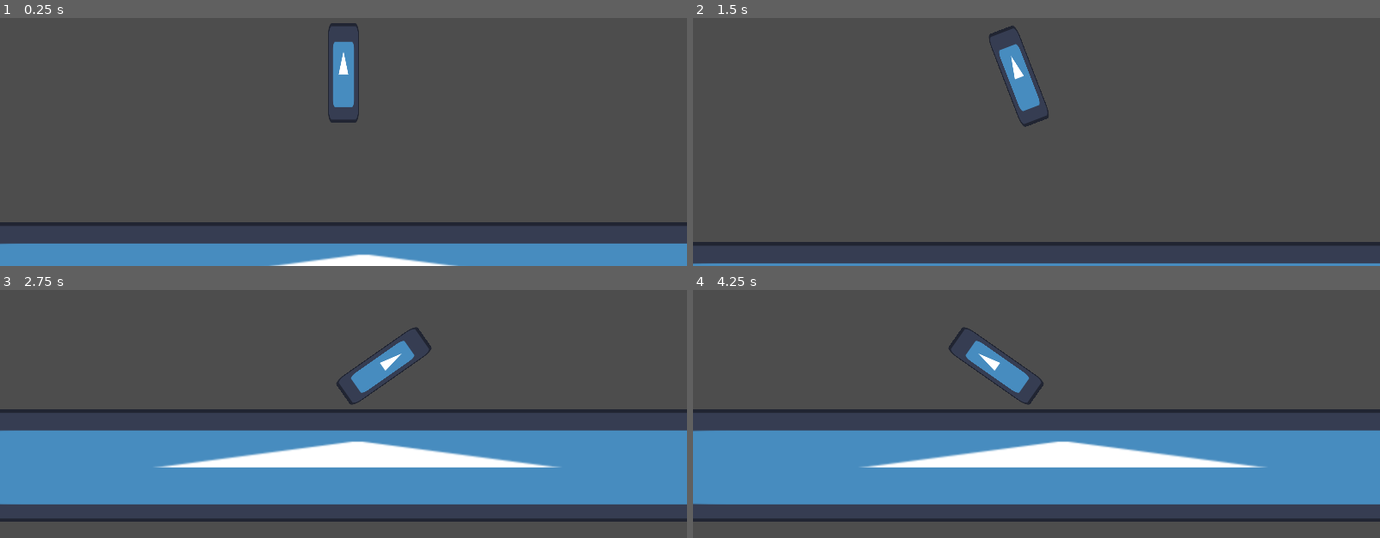
Above: before the commit, frames 1-4 (two rows, left to right).
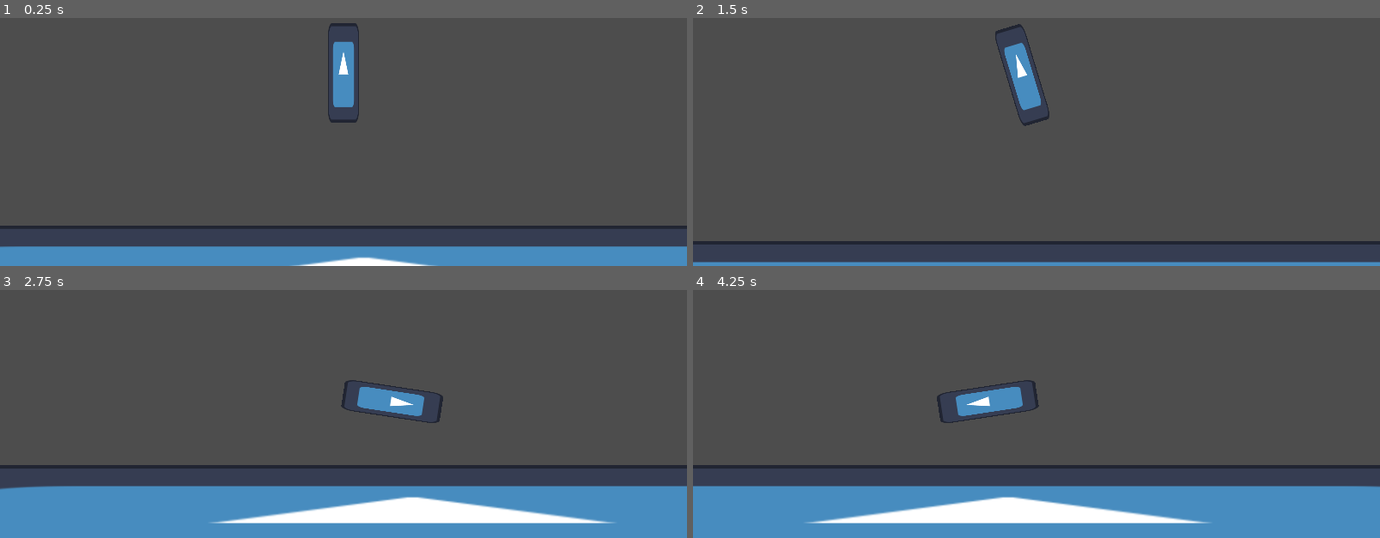
Above: after the commit, the same moments.

Repository: Someone-That/Getaway-Shooting
Game: Godot game, scene res://Scenes/main.tscn
The game is run twice, just before and just after one commit, with the same random seed, the same clock (stepped at 60 frames per second) and the same inputs. The engine's default icon, where the game draws it, is replaced by a stand-in: a white triangle on a blue panel in a dark square.
Inputs:
- Up to frame 1 (0.25 s): no input
- Up to frame 2 (1.5 s): hold E (p1right) 0.53-1.28 s; tap R (p1use) at 0.6, 1.35 s; hold W (p1left) from 1.28 s (still down)
- Up to frame 3 (2.75 s): release W (p1left) at 2.03 s; hold E (p1right) from 2.03 s (still down); tap R (p1use) at 2.1 s
- Up to frame 4 (4.25 s): tap R (p1use) at 2.85, 3.6 s; release E (p1right) at 3.53 s; hold W (p1left) from 3.53 s (still down)

The runs differ from the first frame. In frame 1, 4.3% of the frame differs, in the area x 0-100%, y 82-100%; in frame 2, 2.0%; in frame 3, 40%, in the area x 0-100%, y 14-100%; in frame 4, 40%.

Commit message:
Slowly getting closer to getaway shootout

Diff:
--- a/Scenes/character.tscn
+++ b/Scenes/character.tscn
@@ -6,7 +6,10 @@
 [sub_resource type="RectangleShape2D" id="RectangleShape2D_6ibit"]
 size = Vector2(50, 166)
 
-[node name="RigidBody2D" type="CharacterBody2D"]
+[node name="RigidBody2D" type="RigidBody2D"]
+inertia = 10000.0
+max_contacts_reported = 1
+contact_monitor = true
 script = ExtResource("1_3ra8w")
 collisionpath = NodePath("CollisionShape2D")
 spritepath = NodePath("CollisionShape2D/Sprite2D")
@@ -24,3 +27,6 @@
 [node name="Camera2D" type="Camera2D" parent="."]
 offset = Vector2(0, -82.73)
 position_smoothing_speed = 10.0
+
+[connection signal="body_entered" from="." to="." method="_on_body_entered"]
+[connection signal="body_exited" from="." to="." method="_on_body_exited"]
--- a/Scripts/character.gd
+++ b/Scripts/character.gd
@@ -1,4 +1,4 @@
-extends CharacterBody2D
+extends RigidBody2D
 
 var sensitivity = 180
 var gravity = 1000
@@ -14,6 +14,7 @@
 @onready var camera = get_node(camerapath)
 
 @onready var width = collision.shape.size.x
+var torque = 1000
 
 # Called when the node enters the scene tree for the first time.
 func _ready():
@@ -21,32 +22,33 @@
 
 
 # Called every frame. 'delta' is the elapsed time since the previous frame.
-func _process(delta):
-
-	#gravity
-	velocity.y += gravity * delta
+func _physics_process(delta):
 
 	if Input.is_action_pressed("p1left") and not Input.is_action_pressed("p1right"):
-		rotation_degrees += -sensitivity * delta
+		angular_velocity = -sensitivity * delta
 
 	if Input.is_action_pressed("p1right") and not Input.is_action_pressed("p1left"):
-		rotation_degrees += sensitivity * delta
+		angular_velocity = sensitivity * delta
 
-	rotation_degrees = clamp(rotation_degrees, -max_rotation, max_rotation)
+	#rotation_degrees = clamp(rotation_degrees, -max_rotation, max_rotation)
 
-	if rotation_degrees < 0:
-		change_pivot_point("left")
-	else:
-		change_pivot_point("right")
+#	if rotation_degrees < 0:
+#		change_pivot_point("left")
+#	else:
+#		change_pivot_point("right")
 
 	if Input.is_action_just_pressed("p1use"):
 		get_tree().reload_current_scene()
 
 	if Input.is_action_just_released("p1right") or Input.is_action_just_released("p1left"):
-		#velocity += -transform.y.normalized() * 500
+		linear_velocity += -transform.y.normalized() * 500
 		pass
 
-	move_and_slide()
+	#apply the bobble effect
+	if rotation_degrees == 0:
+		constant_torque = 0
+	else:
+		constant_torque = -pow(abs(rotation_degrees),1) * (abs(rotation_degrees)/rotation_degrees) * torque
 
 
 func change_pivot_point(left_or_right):
@@ -58,3 +60,11 @@
 		collision.position.x = -width/2
 		camera.position.x = -width/2
 	position -= transform.x.normalized() * (collision.position.x - before)
+
+
+func _on_body_entered(body):
+	print("in floor")
+
+
+func _on_body_exited(body):
+	print("air")
